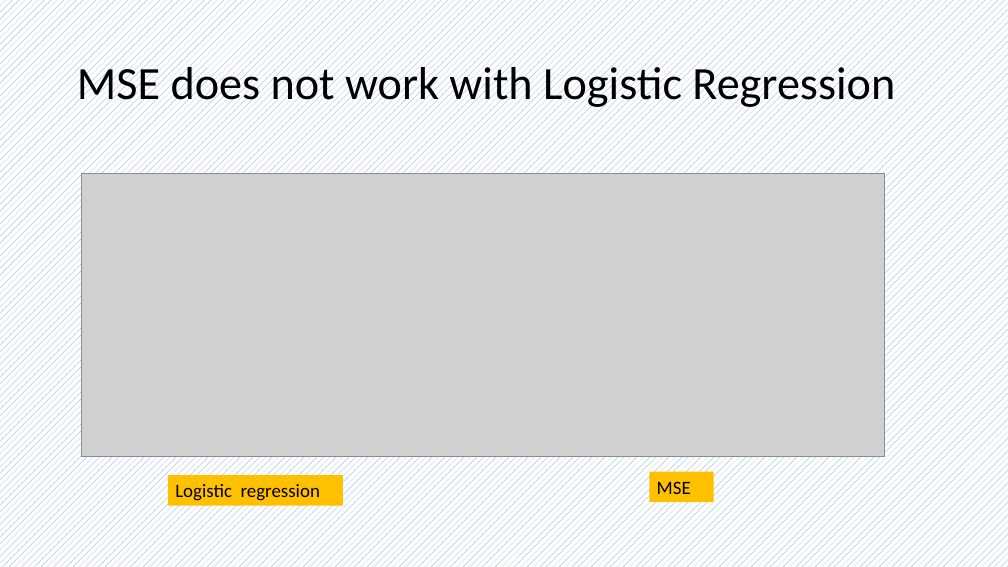
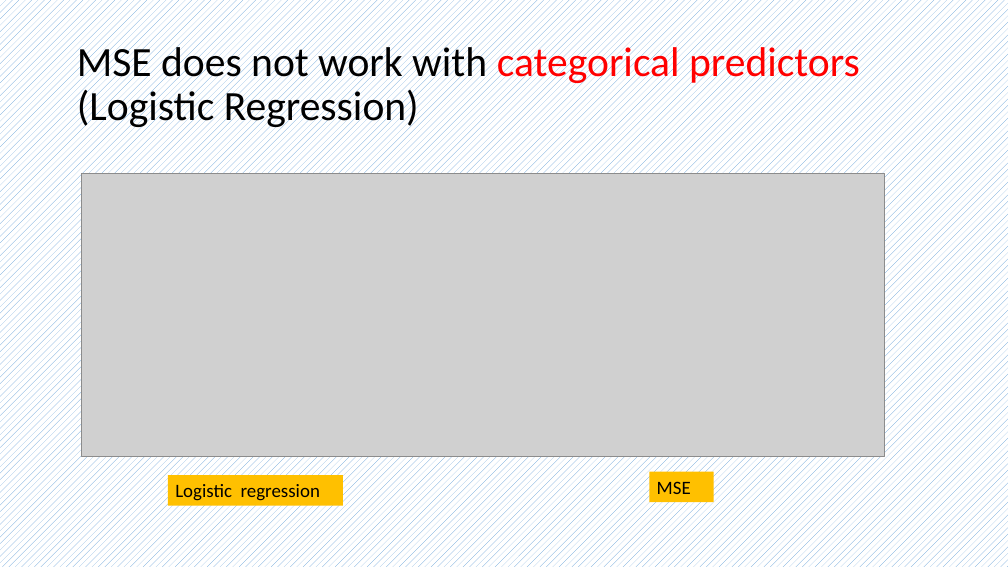
Before and after one commit to frankwxu/AI4DigitalForensics, a slide deck: slide 6 of CYFI445/lectures/05_binary_classification_1_to_1/binary_classification.pptx. Drawn at 1008x567 pixels with LibreOffice and Linux fonts; fonts in the diff are those of the drawing; grey boxes stand for pictures; background and template pictures are left out. Boxes give left, top, right and bottom in pixels: in the first picture for what was removed or moved away, otherwise in the second. Text is boxed around its words. In the diff, an @@ line names an element or a change of style, - is before the commit and + after.

```diff
--- a/CYFI445/lectures/05_binary_classification_1_to_1/binary_classification.pptx
+++ b/CYFI445/lectures/05_binary_classification_1_to_1/binary_classification.pptx
@@ title at bbox=[77, 41, 860, 131]: text changed; size 44 to 39.6 pt @@
-MSE does not work with Logistic Regression
+MSE does not work with categorical predictors
+(Logistic Regression)
```
Also in this commit, not shown: 3 other slides changed, 1 other file.
